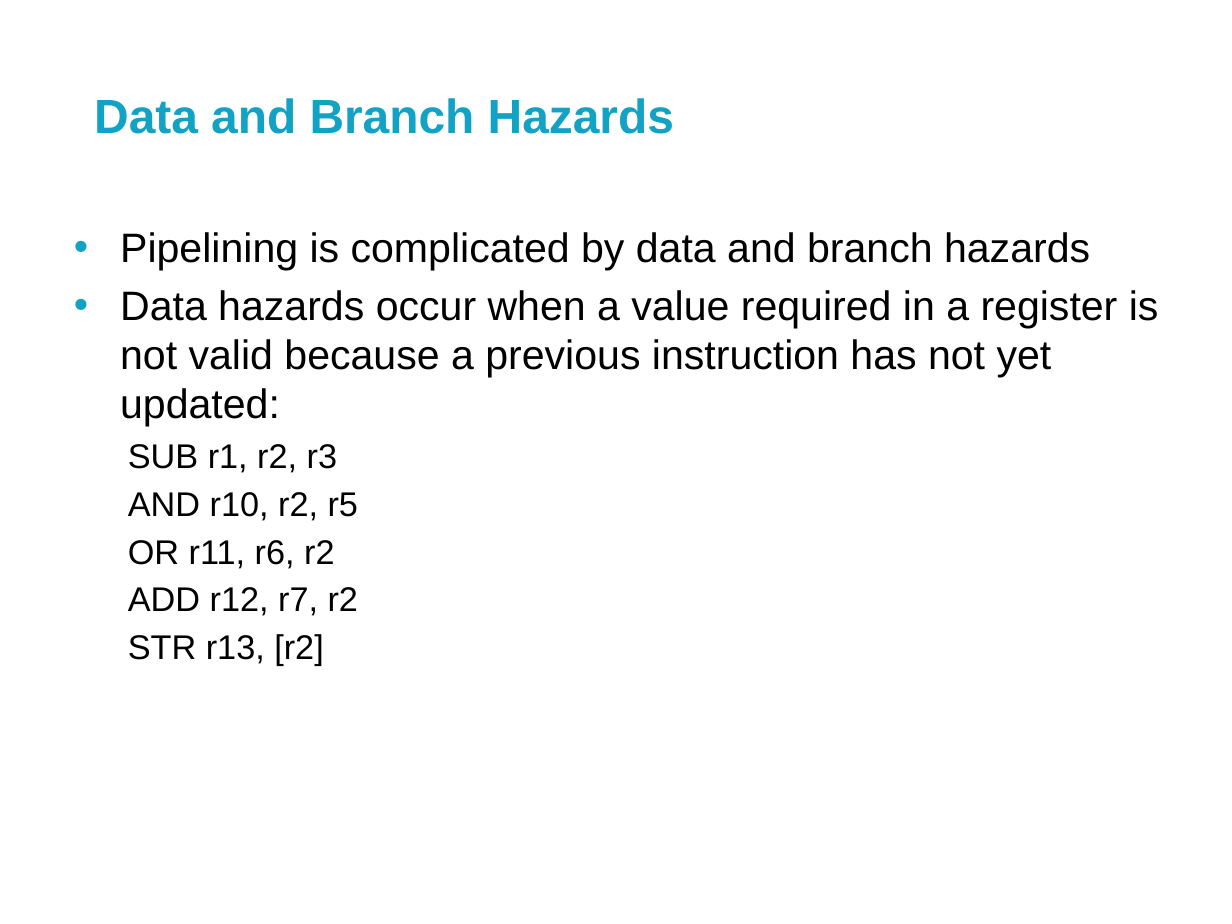
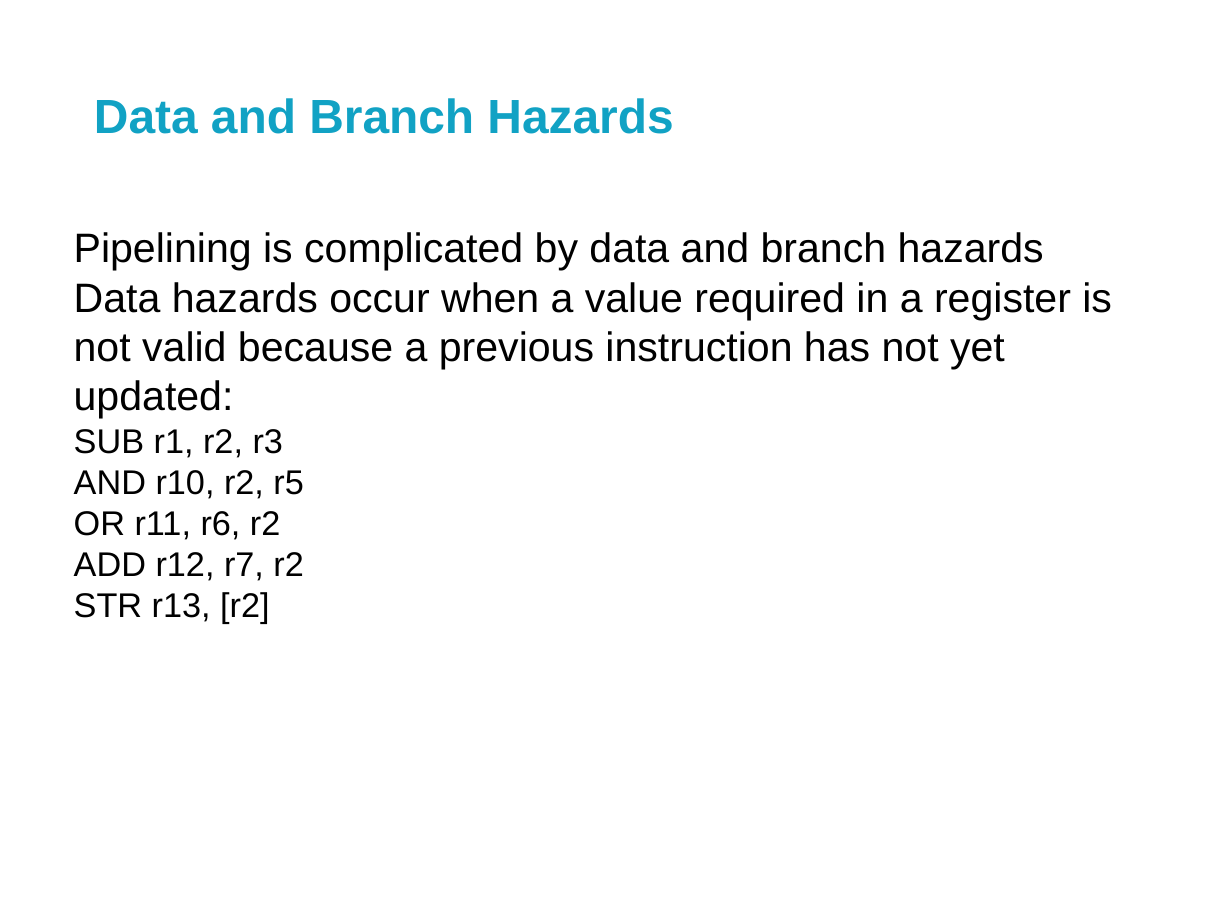
Before and after one commit to Peregrine42/uni-work, a slide deck: slide 8 of Lectures/1st Year/Platforms/Platforms6-Memory.pptx. Drawn at 1232x924 pixels with LibreOffice and Linux fonts; fonts in the diff are those of the drawing; background and template pictures are left out. Boxes give left, top, right and bottom in pixels: in the first picture for what was removed or moved away, otherwise in the second. Text is boxed around its words. In the diff, an @@ line names an element or a change of style, - is before the commit and + after.

Commit message:
formatting memory lecture

```diff
--- a/Lectures/1st Year/Platforms/Platforms6-Memory.pptx
+++ b/Lectures/1st Year/Platforms/Platforms6-Memory.pptx
@@ text "Pipelining is complicated by data ..." at (74, 232, 1112, 623): bullet • to none; less space between paragraphs; list level 2 to 1 in "SUB r1, r2, r3"; list level 2 to 1 in "AND r10, r2, r5"; list level 2 to 1 in "OR r11, r6, r2"; list level 2 to 1 in "ADD r12, r7, r2"; list level 2 to 1 in "STR r13, [r2]" @@
```
Also in this commit, not shown: 55 other slides changed.
